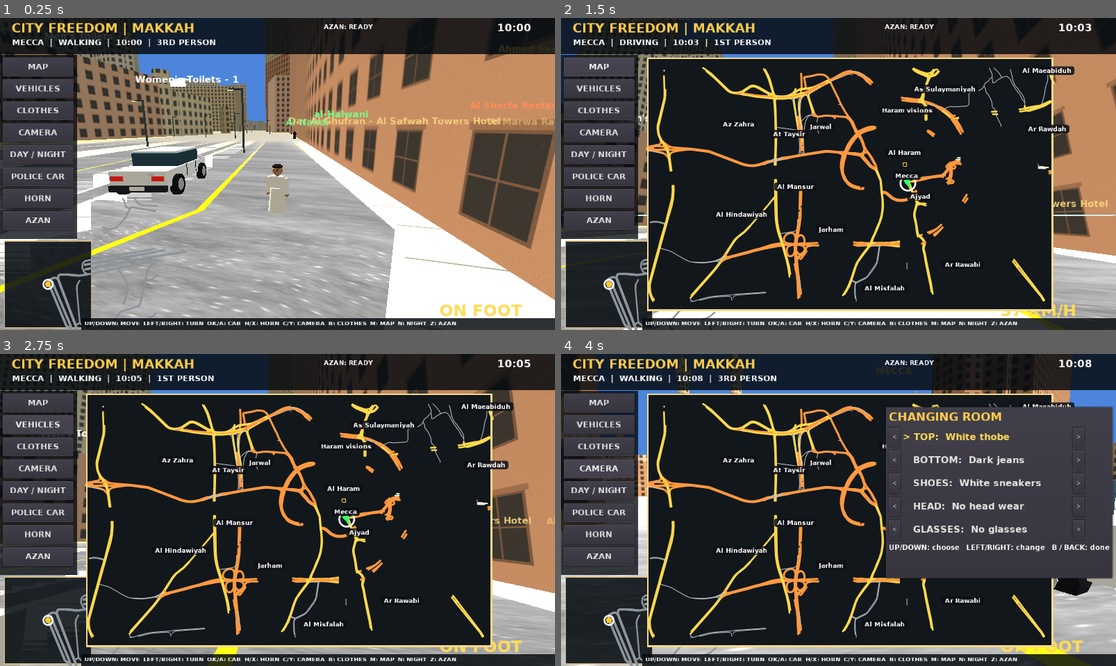
Above: before the commit, frames 1-4 (two rows, left to right).
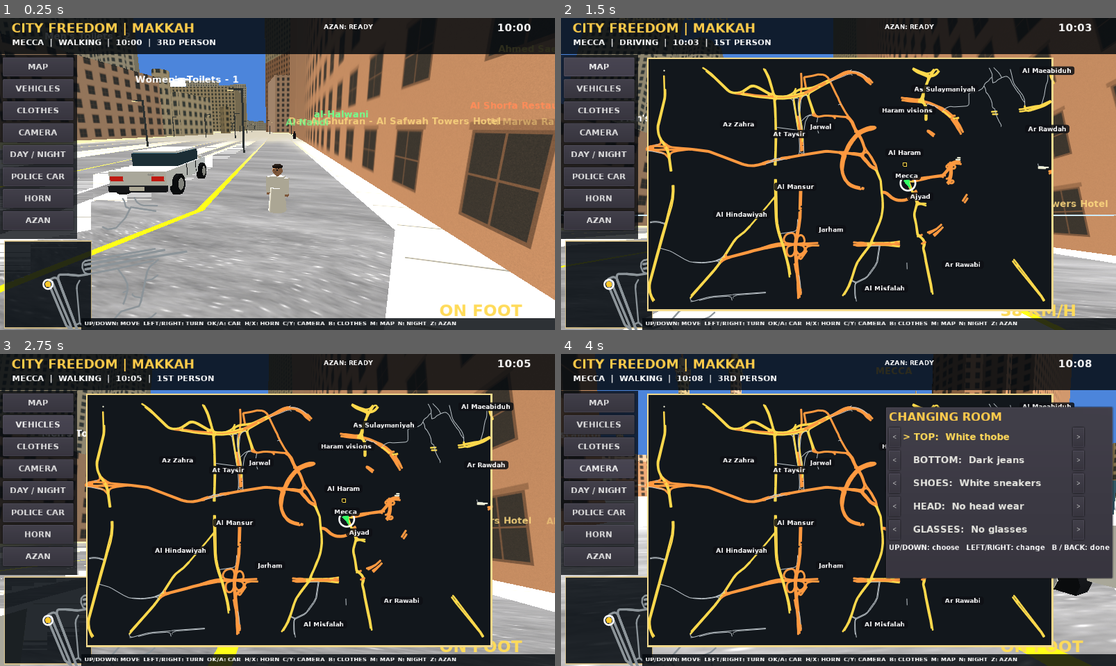
Above: after the commit, the same moments.

Repository: malik5785/FreedomCity
Game: Godot game, scene res://main.tscn
Same seed, same stepped clock (60 frames per second), same inputs: the game is played once before the commit and once after it.
Inputs (mouse positions are in pixels of both pictures, inside the frame that each line leads up to):
- Up to frame 1 (0.25 s): no input
- Up to frame 2 (1.5 s): tap Enter at 0.5 s; move the mouse to (866, 174) at 0.52 s; hold Up 0.53-1.25 s; tap C at 0.6 s; click "MAP" at 1.25 s
- Up to frame 3 (2.75 s): click "VEHICLES" at 2 s
- Up to frame 4 (4 s): click "CLOTHES" at 2.75 s; click "CAMERA" at 3.5 s

The runs differ from the first frame. In frame 1, less than 0.1% of the frame differs, in the area x 41-54%, y 35-38%; in frame 2, less than 0.1%, in the area x 81-83%, y 93-96%; in frame 3, less than 0.1%; in frame 4, nothing differs.

Commit message:
Restore full-rate physics to fix slow cars and pedestrians; throttle HUD only

Diff:
--- a/main.gd
+++ b/main.gd
@@ -90,7 +90,7 @@
 # batching / materials
 var render_chunks := []
 var render_cull_clock := 0.0
-var simulation_clock := 0.0
+var hud_update_clock := 0.0
 var joystick_axes := {}
 var joystick_device := -1
 const RENDER_RANGE_SQ := 800.0 * 800.0
@@ -2086,15 +2086,11 @@
 	if selftest and frame_count > 240:
 		get_tree().quit()
 	_update_time(delta)
-	# Crowd and traffic simulation is expensive on low-power Android TV hardware.
-	# Run it at 10 Hz with accumulated delta while keeping player movement at physics rate.
-	simulation_clock += delta
-	if simulation_clock >= 0.10:
-		var sim_dt := min(simulation_clock, 0.2)
-		simulation_clock = 0.0
-		_advance_traffic(sim_dt)
-		_update_npcs(sim_dt)
-		_update_pilgrims(sim_dt)
+	# move_and_slide uses the engine physics timestep, so cars and pedestrians
+	# must be advanced on every physics tick (10 Hz made them ~6x slower).
+	_advance_traffic(delta)
+	_update_npcs(delta)
+	_update_pilgrims(delta)
 	if wardrobe_open:
 		_wardrobe_camera(delta)
 		_update_hud(delta)
@@ -2165,7 +2161,10 @@
 					step_audio.play()
 		_animate_walker(player_visual, walk_clock, moving)
 	_update_camera()
-	_update_hud(delta)
+	hud_update_clock += delta
+	if hud_update_clock >= 0.12:
+		_update_hud(hud_update_clock)
+		hud_update_clock = 0.0
 	_update_labels(delta)
 
 func _update_camera() -> void:
